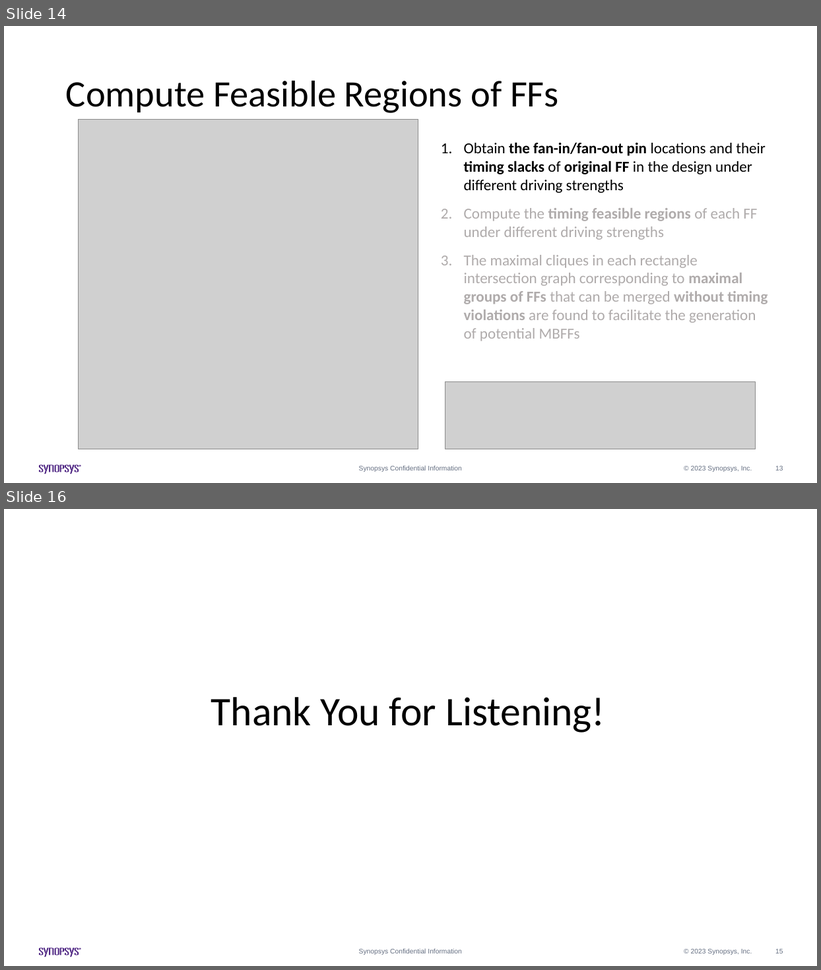
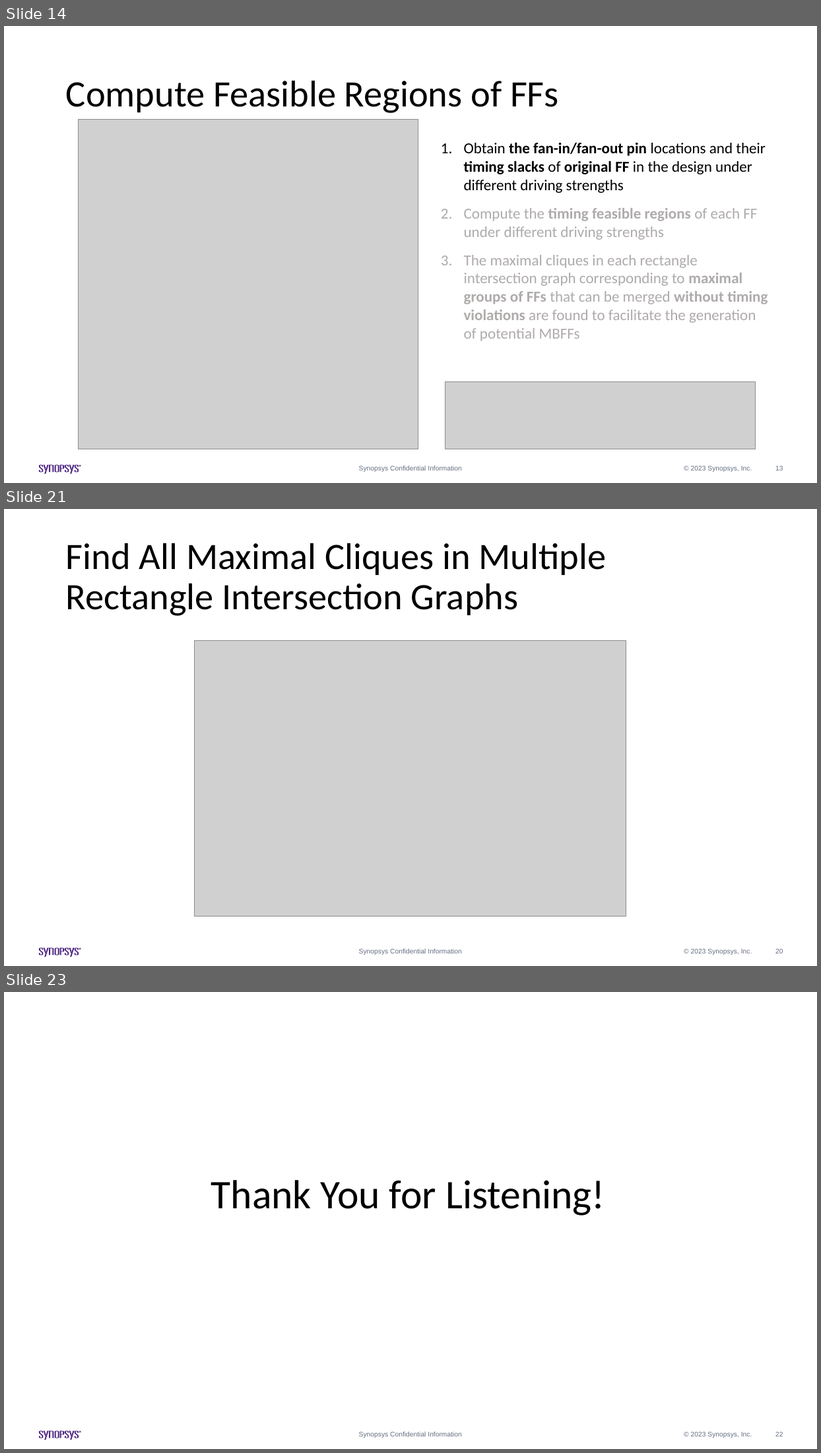
Before and after one commit to Pacific-Feng-Studuies/Studied-Papers, a slide deck: Synopsys Intern/Generation of Mixed-Driving Multi-Bit Flip-Flops for Power/Generation of Mixed-Driving Multi-Bit Flip-Flops for Power.pptx. Shown one above the other, each under a label of ours: slides 14 and 16 before the commit, slides 14, 21 and 23 after it; the slides between them are not shown. The pictures are 821x970 and 821x1453 pixels, drawn with LibreOffice and Linux fonts; fonts in the diff are those of the drawing; grey boxes stand for pictures. Boxes give left, top, right and bottom in pixels: in the first picture for what was removed or moved away, otherwise in the second. Text is boxed around its words. In the diff, an @@ line names an element or a change of style, - is before the commit and + after.

```diff
--- a/Synopsys Intern/Generation of Mixed-Driving Multi-Bit Flip-Flops for Power/Generation of Mixed-Driving Multi-Bit Flip-Flops for Power.pptx
+++ b/Synopsys Intern/Generation of Mixed-Driving Multi-Bit Flip-Flops for Power/Generation of Mixed-Driving Multi-Bit Flip-Flops for Power.pptx
@@ slide 21 added at box(4, 509, 817, 966), background #FFFFFF; not listed: 14 template elements that a slide beside it also shows @@
@@ title added at box(66, 543, 607, 616), 44 pt, text #000000 @@
+Find All Maximal Cliques in Multiple Rectangle Intersection Graphs
@@ picture added at box(195, 641, 627, 916) @@
@@ what was slide 16 is now slide 23 @@
@@ page number at box(776, 1432, 783, 1437): text changed @@
-15
+22
```
Also in this commit, not shown: 7 other slides added, 1 slide removed.
